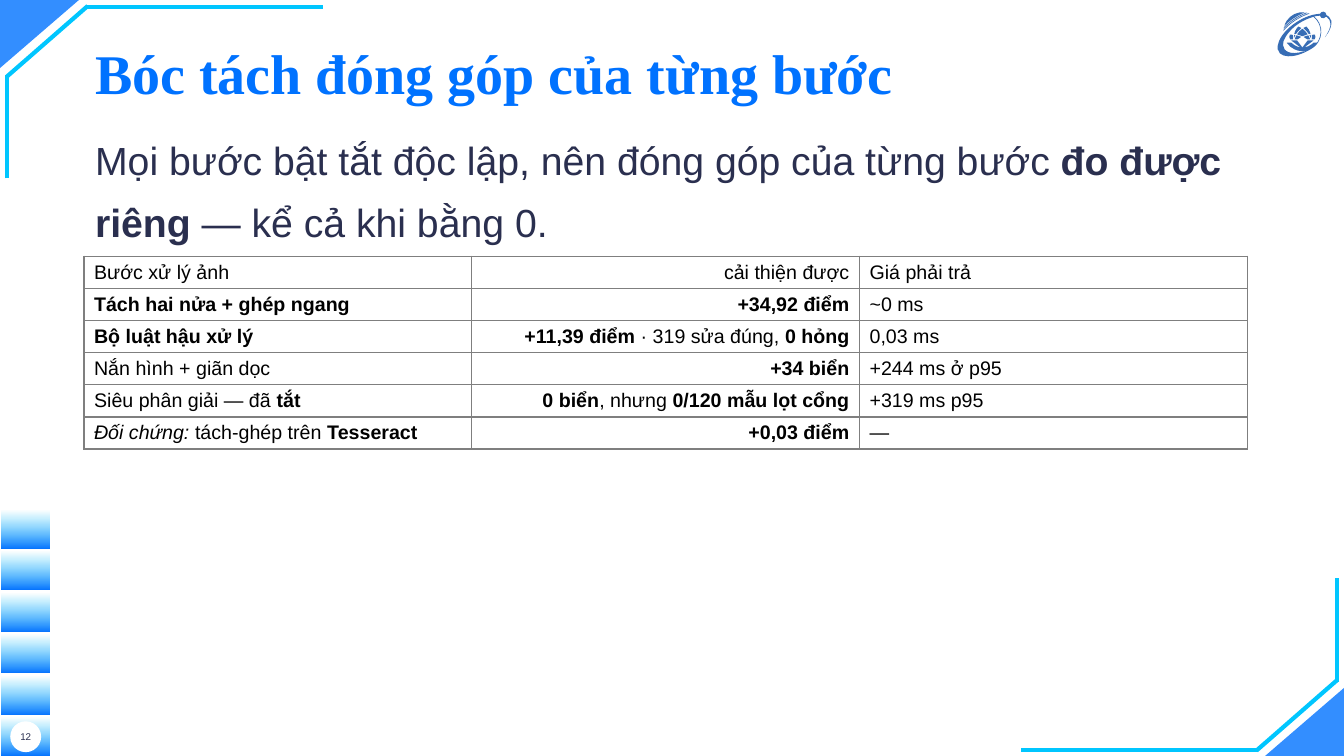
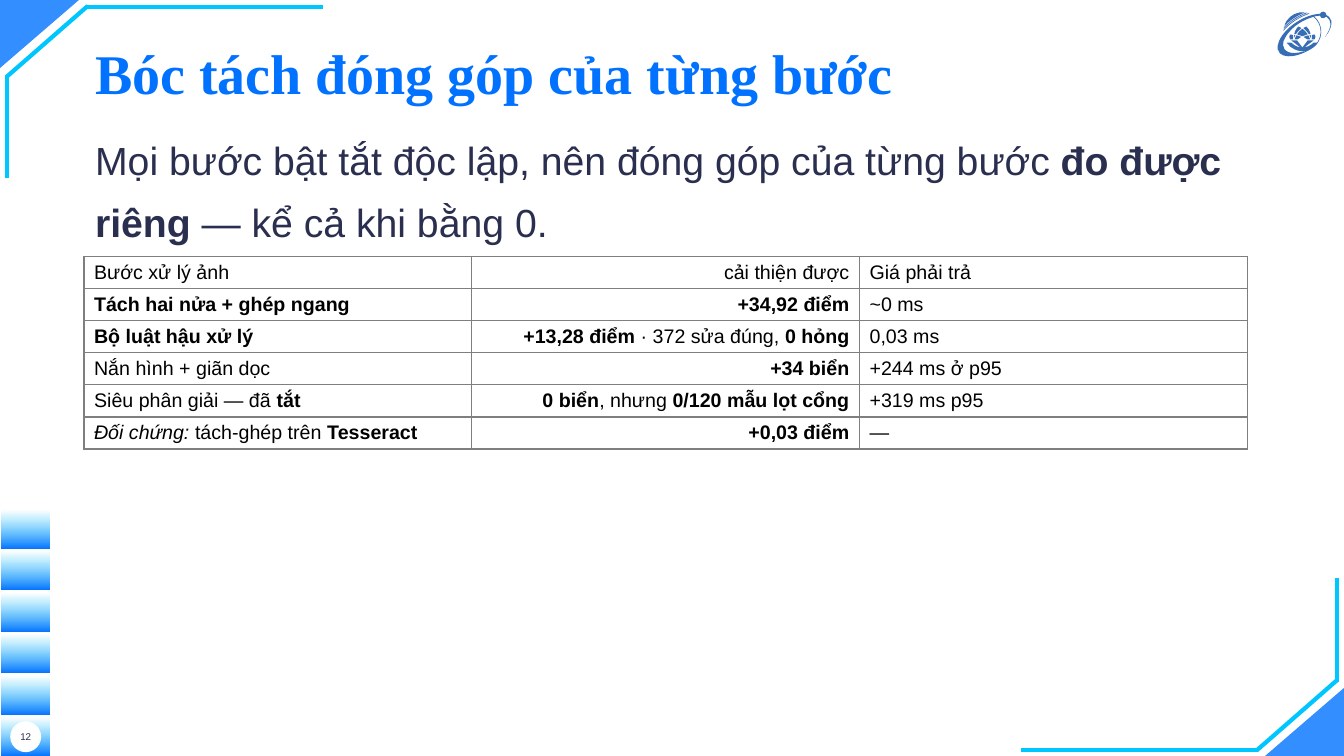
Before and after one commit to hieunguyen2604/alpr-do-an-mon-hoc, a slide deck: slide 12 of docs/slides/12-slides-mon-hoc.pptx. Drawn at 1344x756 pixels with LibreOffice and Linux fonts; fonts in the diff are those of the drawing; background and template pictures are left out. Boxes give left, top, right and bottom in pixels: in the first picture for what was removed or moved away, otherwise in the second. Text is boxed around its words. In the diff, an @@ line names an element or a change of style, - is before the commit and + after.

```diff
--- a/docs/slides/12-slides-mon-hoc.pptx
+++ b/docs/slides/12-slides-mon-hoc.pptx
@@ table at (x1=84, y1=256, x2=1248, y2=681) @@
-row 3, column 2: +11,39 điểm · 319 sửa đúng, 0 hỏng
+row 3, column 2: +13,28 điểm · 372 sửa đúng, 0 hỏng
```
Also in this commit, not shown: 2 other slides changed, 24 other files.
